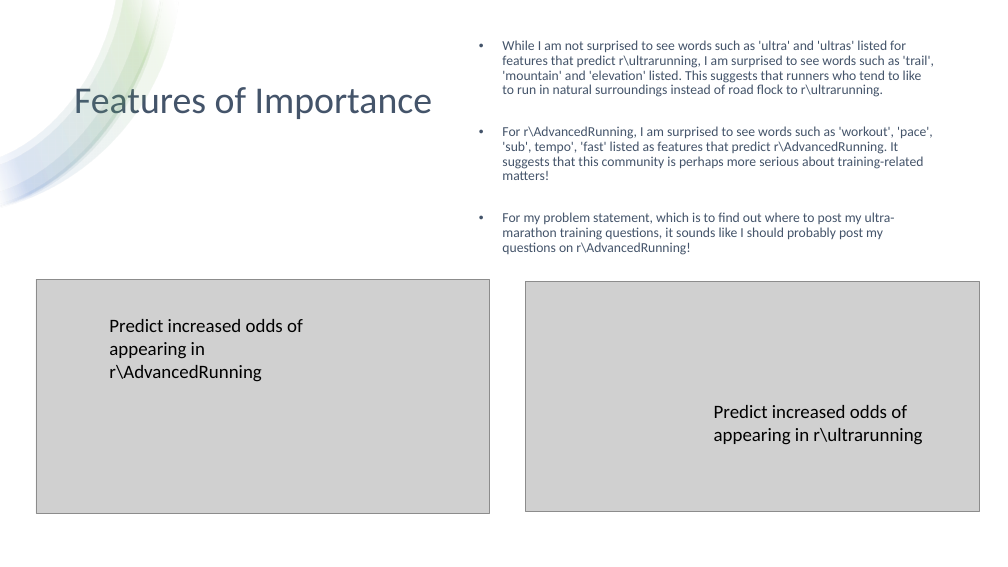
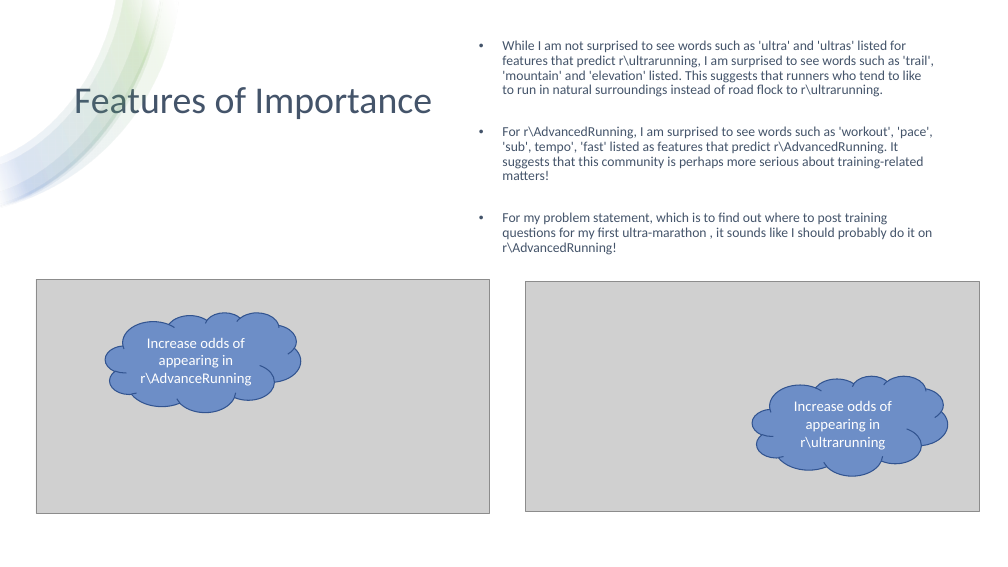
Before and after one commit to ngwtl/DSI-SG-24-projects, a slide deck: slide 9 of project_3/ethan-project-3-presentation.pptx. Drawn at 1008x567 pixels with LibreOffice and Linux fonts; fonts in the diff are those of the drawing; grey boxes stand for pictures. Boxes give left, top, right and bottom in pixels: in the first picture for what was removed or moved away, otherwise in the second. Text is boxed around its words. In the diff, an @@ line names an element or a change of style, - is before the commit and + after.

```diff
--- a/project_3/ethan-project-3-presentation.pptx
+++ b/project_3/ethan-project-3-presentation.pptx
@@ text at (502,212,932,255): text changed @@
-• For my problem statement, which is to find out where to post my ultra-marathon training questions, it sounds like I should probably post my questions on r\AdvancedRunning!
+• For my problem statement, which is to find out where to post training questions for my first ultra-marathon , it sounds like I should probably do it on r\AdvancedRunning!
@@ cloud "Increase odds of appearing in ..." at (105,312,300,412): vertical alignment top to middle; fill none to #4472C4 at 70% opacity; outline none to #325491 1 pt @@
@@ cloud "Increase odds of appearing in ...": place and size @@
-cloud "Increase odds of appearing in ..." at (109,319,303,381)
+cloud "Increase odds of appearing in ..." at (105,312,300,412)
@@ text in cloud at (140,338,251,386): text changed; size 18 to 14 pt; text colour #000000 to #FFFFFF @@
-Predict increased odds of appearing in r\AdvancedRunning
+Increase odds of appearing in r\AdvanceRunning
@@ cloud "Increase odds of appearing in ...": place and size @@
-cloud "Increase odds of appearing in ..." at (714,405,922,445)
+cloud "Increase odds of appearing in ..." at (752,376,948,476)
@@ cloud "Increase odds of appearing in ..." at (752,376,948,476): vertical alignment top to middle; fill none to #4472C4 at 70% opacity; outline none to #325491 1 pt @@
@@ text in cloud at (794,401,892,450): text changed; size 18 to 14 pt; text colour #000000 to #FFFFFF @@
-Predict increased odds of appearing in r\ultrarunning
+Increase odds of appearing in r\ultrarunning
```
Also in this commit, not shown: 6 other slides changed, 1 slide added.
